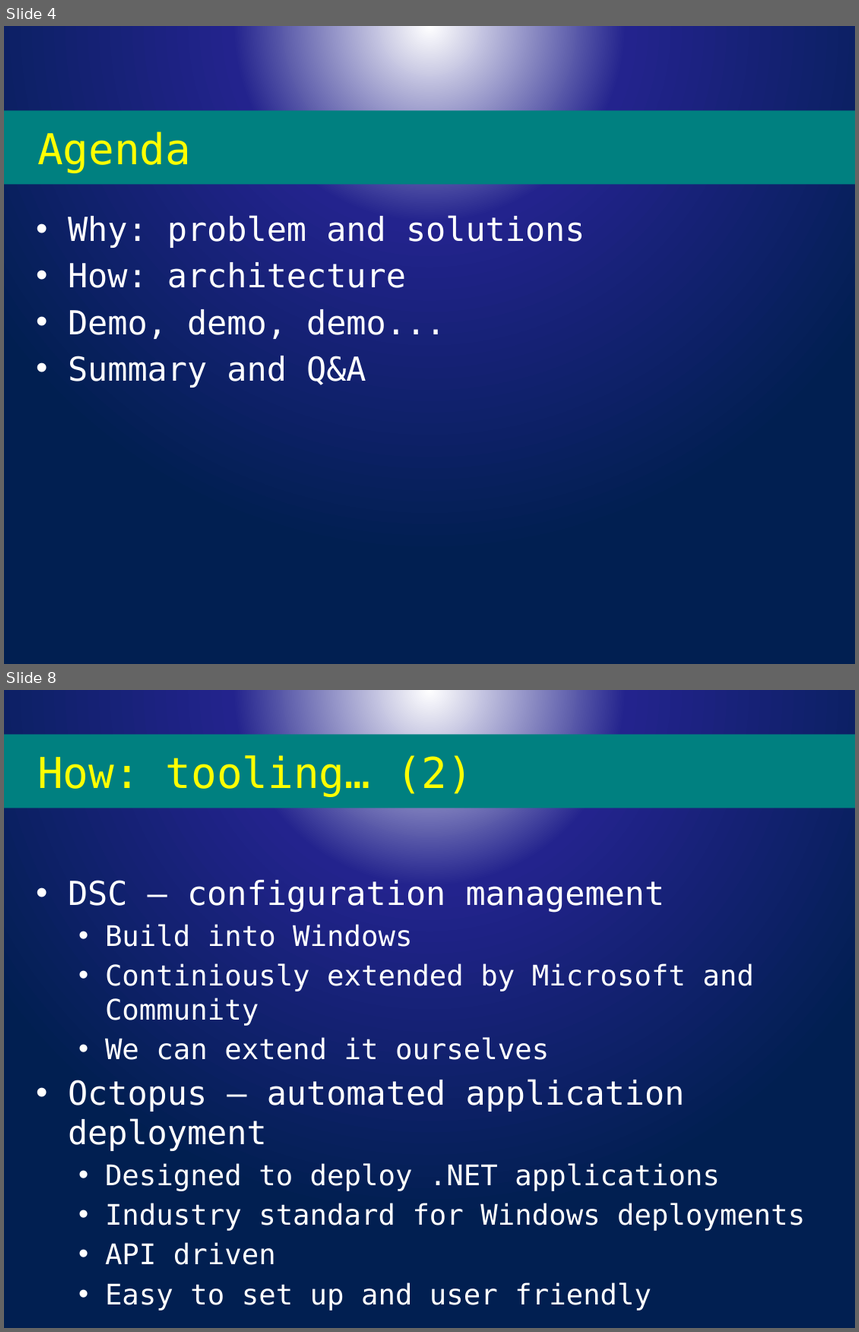
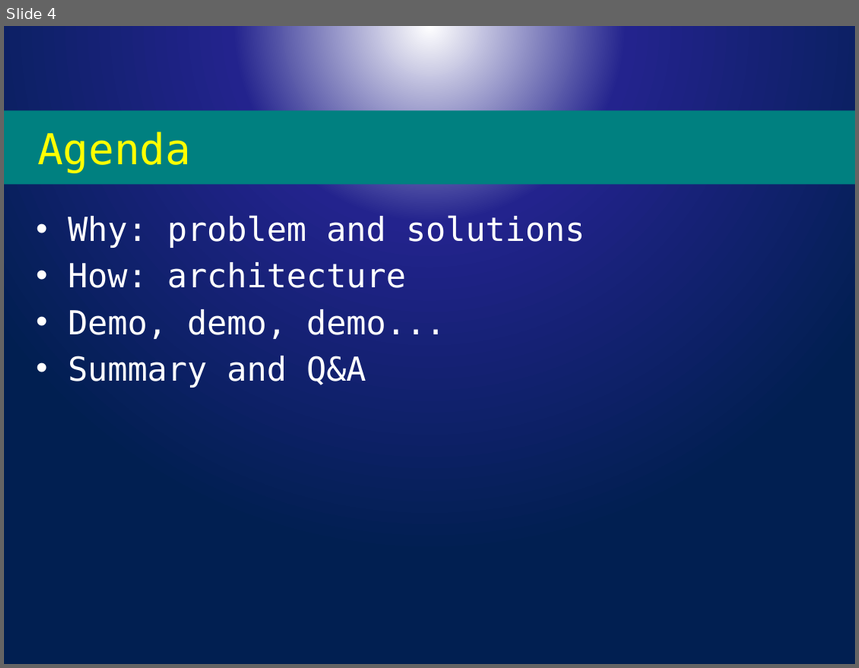
Before and after one commit to psconfeu/2016, a slide deck: Bartek Bielawski/DscOctopus/DSC and Octopus.pptx. Shown one above the other, each under a label of ours: slides 4 and 8 before the commit, slide 4 after it; the slides between them are not shown. The pictures are 859x1332 and 859x668 pixels, drawn with LibreOffice and Linux fonts; fonts in the diff are those of the drawing; background and template pictures are left out. Boxes give left, top, right and bottom in pixels: in the first picture for what was removed or moved away, otherwise in the second. Text is boxed around its words. In the diff, an @@ line names an element or a change of style, - is before the commit and + after.

```diff
--- a/Bartek Bielawski/DscOctopus/DSC and Octopus.pptx
+++ b/Bartek Bielawski/DscOctopus/DSC and Octopus.pptx
@@ slide 8 removed at [4,690,855,1328], background picture (left out) @@
@@ title removed at [4,734,855,809] @@
-How: tooling… (2)
@@ text removed at [68,880,805,1310] @@
-• DSC – configuration management
-  • Build into Windows
-  • Continiously extended by Microsoft and Community
-  • We can extend it ourselves
-• Octopus – automated application deployment
-  • Designed to deploy .NET applications
-  • Industry standard for Windows deployments
-  • API driven
-  • Easy to set up and user friendly
```
Also in this commit, not shown: 2 slides changed, 2 other slides removed.
